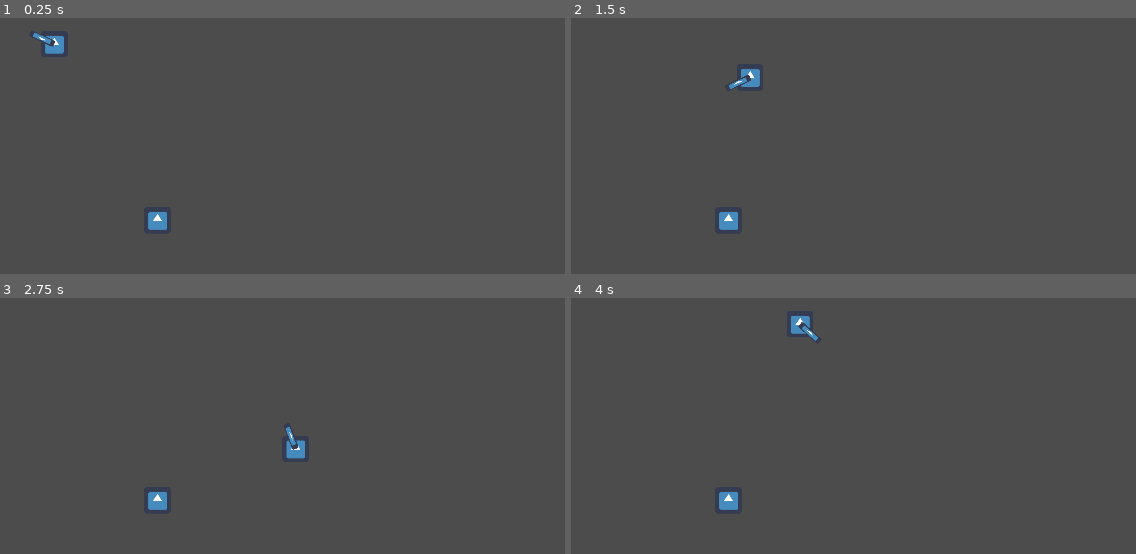
Above: before the commit, frames 1-4 (two rows, left to right).
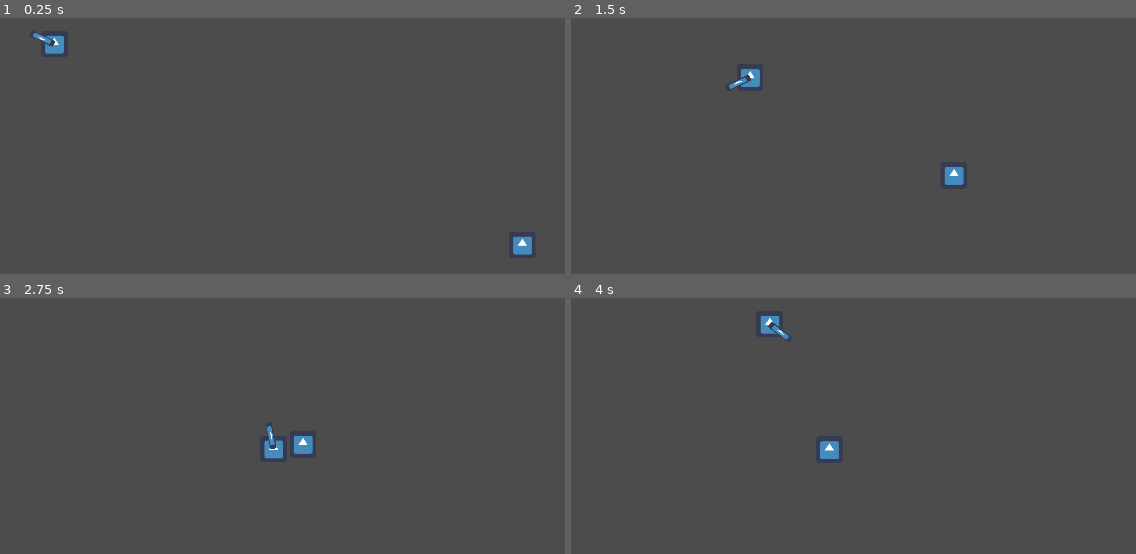
Above: after the commit, the same moments.

Repository: OctoMeep/senior-project
Game: Godot game, scene res://Level.tscn
Same seed, same stepped clock (60 frames per second), same inputs: the game is played once before the commit and once after it. The engine's default icon, where the game draws it, is replaced by a stand-in: a white triangle on a blue panel in a dark square.
Inputs (mouse positions are in pixels of both pictures, inside the frame that each line leads up to):
- Up to frame 1 (0.25 s): no input
- Up to frame 2 (1.5 s): move the mouse to (915, 112) at 0.52 s; press the mouse at (915, 112) at 0.53 s; hold D (move_right) 0.53-1.28 s; move the mouse to (576, 158) at 1.27 s; release the mouse at (576, 158) at 1.28 s; hold S (move_down) from 1.28 s (still down); click (576, 158) at 1.35 s
- Up to frame 3 (2.75 s): move the mouse to (248, 315) at 2.02 s; release S (move_down) at 2.03 s; press the mouse at (248, 315) at 2.03 s; hold D (move_right) from 2.03 s (still down)
- Up to frame 4 (4 s): move the mouse to (695, 505) at 2.77 s; release D (move_right) at 2.78 s; release the mouse at (695, 505) at 2.78 s; hold W (move_up) 2.78-3.53 s; click (695, 505) at 2.85 s; move the mouse to (977, 482) at 3.52 s; press the mouse at (977, 482) at 3.53 s; hold A (move_left) from 3.53 s (still down)

The runs differ from the first frame. In frame 1, 0.5% of the frame differs, in the area x 26-95%, y 75-93%; in frame 2, 0.5%; in frame 3, 0.8%; in frame 4, 1.0%, in the area x 26-48%, y 7-83%.

Commit message:
Add Dasher enemy

Diff:
--- /dev/null
+++ b/Level.gd
@@ -0,0 +1,16 @@
+extends Node
+
+
+# Declare member variables here. Examples:
+# var a = 2
+# var b = "text"
+
+
+# Called when the node enters the scene tree for the first time.
+func _ready():
+	$Dasher.player = $Player
+
+
+# Called every frame. 'delta' is the elapsed time since the previous frame.
+#func _process(delta):
+#	pass
--- a/Level.tscn
+++ b/Level.tscn
@@ -1,12 +1,14 @@
-[gd_scene load_steps=3 format=2]
+[gd_scene load_steps=4 format=2]
 
 [ext_resource path="res://player/Player.tscn" type="PackedScene" id=1]
-[ext_resource path="res://enemies/Enemy.tscn" type="PackedScene" id=2]
+[ext_resource path="res://enemies/Dasher.tscn" type="PackedScene" id=2]
+[ext_resource path="res://Level.gd" type="Script" id=3]
 
 [node name="Main" type="Node"]
+script = ExtResource( 3 )
 
 [node name="Player" parent="." instance=ExtResource( 1 )]
 position = Vector2( 690.281, 320.157 )
 
-[node name="Enemy" parent="." instance=ExtResource( 2 )]
-position = Vector2( 938.263, 743.948 )
+[node name="Dasher" parent="." instance=ExtResource( 2 )]
+position = Vector2( 1883.93, 832.778 )
--- /dev/null
+++ b/enemies/Dasher.gd
@@ -0,0 +1,25 @@
+extends "res://enemies/Enemy.gd"
+
+enum State {CHASING, DASHING}
+var state = State.CHASING
+var chasing_speed = 300
+var player
+var velocity
+
+func _physics_process(delta):
+	match state:
+		State.CHASING:
+			velocity = position.direction_to(player.position).normalized()
+			if position.distance_to(player.position) < 300:
+				velocity *= 900
+				state = State.DASHING
+				$ChargeTimer.start()
+			else:
+				velocity *= chasing_speed
+				move_and_slide(velocity)
+		State.DASHING:
+			if $ChargeTimer.is_stopped():
+				velocity *= 0.96
+				if (velocity.length() < 100):
+					state = State.CHASING
+				move_and_slide(velocity)
--- /dev/null
+++ b/enemies/Dasher.tscn
@@ -0,0 +1,11 @@
+[gd_scene load_steps=3 format=2]
+
+[ext_resource path="res://enemies/Enemy.tscn" type="PackedScene" id=1]
+[ext_resource path="res://enemies/Dasher.gd" type="Script" id=2]
+
+[node name="Dasher" instance=ExtResource( 1 )]
+script = ExtResource( 2 )
+
+[node name="ChargeTimer" type="Timer" parent="." index="2"]
+wait_time = 0.5
+one_shot = true
--- a/enemies/Enemy.gd
+++ b/enemies/Enemy.gd
@@ -8,7 +8,10 @@
 	pass # Replace with function body.
 
 
-func _process(delta):
+func _physics_process(delta):
+	do_contact_damage()
+
+func do_contact_damage():
 	for i in get_slide_count():
 		var collision = get_slide_collision(i)
 		if (collision.collider.is_in_group("player")):
--- a/player/Player.gd
+++ b/player/Player.gd
@@ -29,9 +29,11 @@
 			hit(collision.collider.contact_dmg)
 
 func hit(damage):
-	health -= damage
-	if health <= 0:
-		die()
+	if $InvulTimer.is_stopped():
+		health -= damage
+		if health <= 0:
+			die()
+		$InvulTimer.start()
 
 func die():
 	get_tree().quit(0)
--- a/player/Player.tscn
+++ b/player/Player.tscn
@@ -59,3 +59,6 @@
 
 [node name="Shotgun" parent="." instance=ExtResource( 3 )]
 Bullet = SubResource( 5 )
+
+[node name="InvulTimer" type="Timer" parent="."]
+one_shot = true
